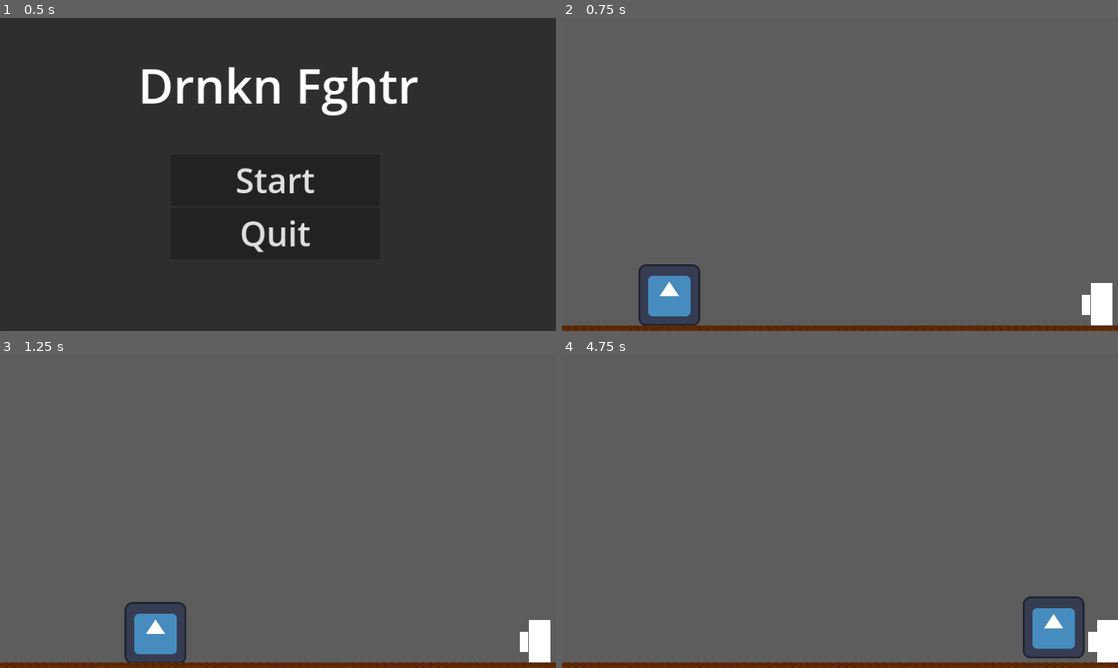
Above: before the commit, frames 1-4 (two rows, left to right).
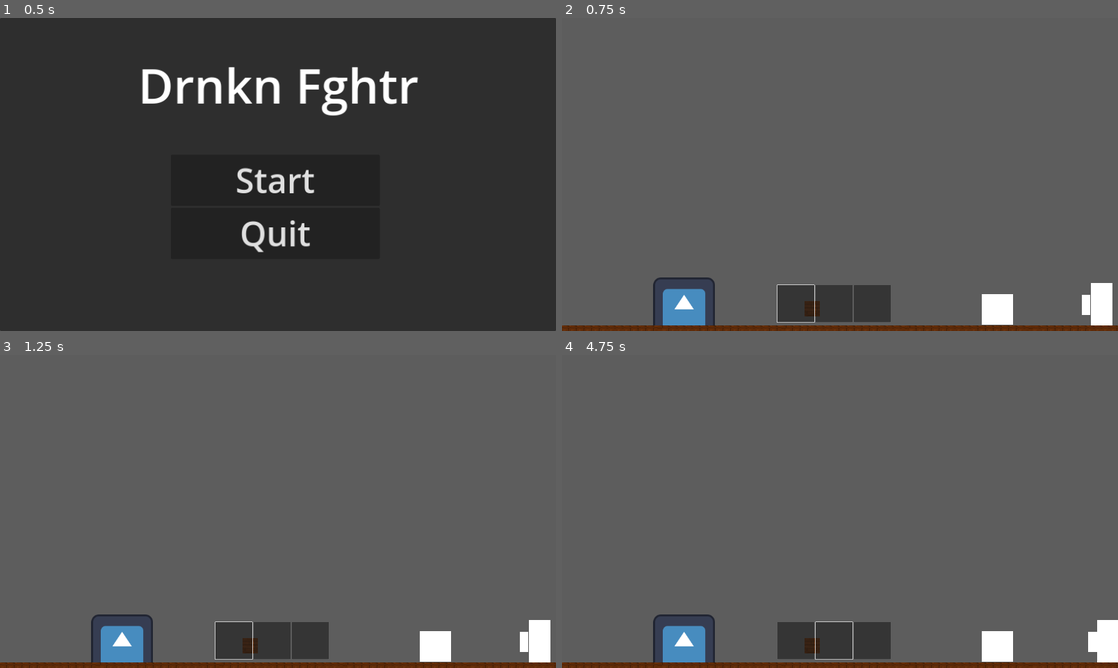
Above: after the commit, the same moments.

Repository: qzjo/Drnkn-Fghtr
Game: Godot game, scene res://start_screen.tscn
Same seed, same stepped clock (60 frames per second), same inputs: the game is played once before the commit and once after it. The engine's default icon, where the game draws it, is replaced by a stand-in: a white triangle on a blue panel in a dark square.
Inputs (mouse positions are in pixels of both pictures, inside the frame that each line leads up to):
- Up to frame 1 (0.5 s): no input
- Up to frame 2 (0.75 s): click "Start" at 0.5 s
- Up to frame 3 (1.25 s): no input
- Up to frame 4 (4.75 s): click (795, 639) at 1.27 s; click (834, 639) at 2.02 s; click (873, 639) at 2.77 s; move the mouse to (962, 495) at 3.52 s; hold Mouse wheel down (scroll_down, bound only after the commit) 3.53-4.28 s; hold D (move_right) from 3.53 s (still down); tap W (jump) at 3.77, 4.52 s; tap Mouse wheel up (scroll_up, bound only after the commit) at 3.8, 4.35 s; move the mouse to (728, 527) at 4.27 s; right-click (728, 527) at 4.55 s

Frame 1 is identical in both runs. In frame 2, 5.1% of the frame differs, in the area x 13-82%, y 78-99%; in frame 3, 5.8%; in frame 4, 6.8%, in the area x 16-94%, y 77-99%.

Commit message:
Hotbar

Diff:
--- /dev/null
+++ b/drnkn-fghtr/Item.gd
@@ -0,0 +1,10 @@
+extends Resource
+class_name Item
+
+@export var icon: Texture2D
+@export var name: String
+
+@export_enum("Weapon", "Throwables", "Scrolls")
+var type = "Weapon"
+
+@export_multiline var description: String
--- /dev/null
+++ b/drnkn-fghtr/Resources/Items/Chair.tres
@@ -0,0 +1,11 @@
+[gd_resource type="Resource" script_class="Item" load_steps=3 format=3 uid="uid://c8kjfvrk7fb3h"]
+
+[ext_resource type="Texture2D" uid="uid://cplbbhs4fj1uc" path="res://Assets/floor.png" id="1_b6dhw"]
+[ext_resource type="Script" path="res://Item.gd" id="2_8gowf"]
+
+[resource]
+script = ExtResource("2_8gowf")
+icon = ExtResource("1_b6dhw")
+name = "Chair"
+type = "Throwables"
+description = "Throw this towards your enemies to eliminate them!"
--- /dev/null
+++ b/drnkn-fghtr/Resources/Items/Dagger.tres
@@ -0,0 +1,11 @@
+[gd_resource type="Resource" script_class="Item" load_steps=3 format=3 uid="uid://cqnvm08sietfg"]
+
+[ext_resource type="Texture2D" uid="uid://bytcmf3pvkwf" path="res://Assets/White.png" id="1_altw2"]
+[ext_resource type="Script" path="res://Item.gd" id="2_x3h4m"]
+
+[resource]
+script = ExtResource("2_x3h4m")
+icon = ExtResource("1_altw2")
+name = "Dagger"
+type = "Weapon"
+description = "Poke your enemies!"
--- /dev/null
+++ b/drnkn-fghtr/Resources/Items/Scroll.tres
@@ -0,0 +1,11 @@
+[gd_resource type="Resource" script_class="Item" load_steps=3 format=3 uid="uid://dt7ul8yh5lgk2"]
+
+[ext_resource type="Texture2D" uid="uid://bumh8t8a1noii" path="res://icon.svg" id="1_inrvg"]
+[ext_resource type="Script" path="res://Item.gd" id="2_5y84y"]
+
+[resource]
+script = ExtResource("2_5y84y")
+icon = ExtResource("1_inrvg")
+name = "Scroll"
+type = "Scrolls"
+description = "Use this to gain ancient powers!"
--- /dev/null
+++ b/drnkn-fghtr/Resources/Skills/Aura.tres
@@ -0,0 +1,9 @@
+[gd_resource type="Resource" script_class="Skill" load_steps=2 format=3 uid="uid://bgs3ch2ualrf8"]
+
+[ext_resource type="Script" path="res://Skill.gd" id="1_iwkcw"]
+
+[resource]
+script = ExtResource("1_iwkcw")
+name = "Aura"
+description = ""
+mana = 0.0
--- /dev/null
+++ b/drnkn-fghtr/Skill.gd
@@ -0,0 +1,7 @@
+extends Resource
+class_name Skill
+
+@export var name: String
+@export var description: String
+
+@export var mana: float ## CHANGE "MANA" LATER
--- /dev/null
+++ b/drnkn-fghtr/abstract_item.gd
@@ -0,0 +1,19 @@
+extends Sprite2D
+
+@onready var collision: CollisionShape2D = $Area2D/CollisionShape2D
+
+@export var stats : Item
+@export var skill : Skill
+
+
+@onready var character: Player = $"../Character"
+
+func _ready() -> void:
+	if stats != null:
+		texture = stats.icon
+
+func _on_player_entered(body: Node2D) -> void:
+	call_deferred("reparent", body, find_child("Weapons"))
+	position = body.position
+	body.add_item(stats,skill)
+	collision.call_deferred("set_disabled", true)
--- /dev/null
+++ b/drnkn-fghtr/abstract_item.tscn
@@ -0,0 +1,16 @@
+[gd_scene load_steps=3 format=3 uid="uid://bqn8wthohfkrn"]
+
+[ext_resource type="Script" path="res://abstract_item.gd" id="1_u73qj"]
+
+[sub_resource type="RectangleShape2D" id="RectangleShape2D_jkxkw"]
+
+[node name="AbstractItem" type="Sprite2D"]
+script = ExtResource("1_u73qj")
+
+[node name="Area2D" type="Area2D" parent="."]
+scale = Vector2(2.52, 2.52)
+
+[node name="CollisionShape2D" type="CollisionShape2D" parent="Area2D"]
+shape = SubResource("RectangleShape2D_jkxkw")
+
+[connection signal="body_entered" from="Area2D" to="." method="_on_player_entered"]
--- a/drnkn-fghtr/game.tscn
+++ b/drnkn-fghtr/game.tscn
@@ -6,6 +6,11 @@
 [ext_resource type="PackedScene" uid="uid://dcejowwb6rr5e" path="res://mainCharacter.tscn" id="2_dt1wi"]
 [ext_resource type="PackedScene" uid="uid://coumitoylgnp8" path="res://pause_screen.tscn" id="5_7lpox"]
 [ext_resource type="PackedScene" uid="uid://dalu6q0f6q38f" path="res://mob.tscn" id="6_1qwol"]
+[ext_resource type="PackedScene" uid="uid://bqn8wthohfkrn" path="res://abstract_item.tscn" id="7_xxuik"]
+[ext_resource type="Resource" uid="uid://cqnvm08sietfg" path="res://Resources/Items/Dagger.tres" id="8_fi2gd"]
+[ext_resource type="Resource" uid="uid://bgs3ch2ualrf8" path="res://Resources/Skills/Aura.tres" id="9_ccjwh"]
+[ext_resource type="Resource" uid="uid://c8kjfvrk7fb3h" path="res://Resources/Items/Chair.tres" id="10_xctxl"]
+[ext_resource type="Resource" uid="uid://dt7ul8yh5lgk2" path="res://Resources/Items/Scroll.tres" id="11_pu67y"]
 
 [sub_resource type="TileSetAtlasSource" id="TileSetAtlasSource_k1ct2"]
 texture = ExtResource("1_bh7tu")
@@ -100,6 +105,21 @@
 grow_vertical = 1
 
 [node name="Mob" parent="." instance=ExtResource("6_1qwol")]
-position = Vector2(189, 573)
+position = Vector2(-6060, 5508)
+
+[node name="AbstractItem" parent="." instance=ExtResource("7_xxuik")]
+position = Vector2(902, 603)
+stats = ExtResource("8_fi2gd")
+skill = ExtResource("9_ccjwh")
+
+[node name="AbstractItem2" parent="." instance=ExtResource("7_xxuik")]
+position = Vector2(518, 602)
+stats = ExtResource("10_xctxl")
+skill = ExtResource("9_ccjwh")
+
+[node name="AbstractItem3" parent="." instance=ExtResource("7_xxuik")]
+position = Vector2(253, 601)
+stats = ExtResource("11_pu67y")
+skill = ExtResource("9_ccjwh")
 
 [editable path="Mob"]
--- /dev/null
+++ b/drnkn-fghtr/hotbar.gd
@@ -0,0 +1,43 @@
+extends HBoxContainer
+
+@onready var slots = get_children()
+signal index(i: int)
+
+var current_index : int:
+	set(value):
+		current_index = value
+		reset_focus()
+		set_focus()
+
+
+func _ready() -> void:
+	current_index = 0
+
+func reset_focus():
+	for slot in slots:
+		slot.set_process_input(false)
+
+func set_focus():
+	get_child(current_index).grab_focus()
+	get_child(current_index).set_process_input(true)
+	index.emit(current_index)
+
+func _input(event: InputEvent) -> void:
+	if event.is_action_pressed("scroll_down"):
+		if current_index == get_child_count() -1:
+			current_index = 0
+		else:
+			current_index += 1
+
+	if event.is_action_pressed("scroll_up"):
+		if current_index == 0:
+			current_index = get_child_count() -1
+		else:
+			current_index -= 1
+
+func add_item(stats, skill):
+	for slot in slots:
+		if slot.stats == null:
+			slot.stats = stats
+			slot.skill = skill
+			return
--- a/drnkn-fghtr/mainCharacter.tscn
+++ b/drnkn-fghtr/mainCharacter.tscn
@@ -1,7 +1,10 @@
-[gd_scene load_steps=10 format=3 uid="uid://dcejowwb6rr5e"]
+[gd_scene load_steps=13 format=3 uid="uid://dcejowwb6rr5e"]
 
 [ext_resource type="Script" path="res://main_character.gd" id="1_ef64n"]
 [ext_resource type="Texture2D" uid="uid://bytcmf3pvkwf" path="res://Assets/White.png" id="1_jj3j1"]
+[ext_resource type="PackedScene" uid="uid://cv7y70o074hdb" path="res://slot.tscn" id="3_8jbmg"]
+[ext_resource type="Script" path="res://weapons.gd" id="3_fa3b6"]
+[ext_resource type="Script" path="res://hotbar.gd" id="3_sm2wm"]
 
 [sub_resource type="RectangleShape2D" id="RectangleShape2D_14uht"]
 size = Vector2(27.5, 64.25)
@@ -142,5 +145,42 @@
 scale = Vector2(2, 2)
 shape = SubResource("RectangleShape2D_y7rmm")
 
+[node name="Weapons" type="Node2D" parent="."]
+position = Vector2(604.72, 553)
+scale = Vector2(0.64, 0.64)
+script = ExtResource("3_fa3b6")
+
+[node name="UI" type="CanvasLayer" parent="."]
+
+[node name="Hotbar" type="HBoxContainer" parent="UI"]
+custom_minimum_size = Vector2(120, 120)
+anchors_preset = 7
+anchor_left = 0.5
+anchor_top = 1.0
+anchor_right = 0.5
+anchor_bottom = 1.0
+offset_left = -130.0
+offset_top = -95.0
+offset_right = 238.0
+offset_bottom = 25.0
+grow_horizontal = 2
+grow_vertical = 0
+scale = Vector2(0.64, 0.64)
+script = ExtResource("3_sm2wm")
+
+[node name="slot" parent="UI/Hotbar" instance=ExtResource("3_8jbmg")]
+custom_minimum_size = Vector2(120, 120)
+layout_mode = 2
+
+[node name="slot2" parent="UI/Hotbar" instance=ExtResource("3_8jbmg")]
+custom_minimum_size = Vector2(120, 120)
+layout_mode = 2
+
+[node name="slot3" parent="UI/Hotbar" instance=ExtResource("3_8jbmg")]
+custom_minimum_size = Vector2(120, 120)
+layout_mode = 2
+
 [connection signal="body_entered" from="Hitbox" to="." method="_on_hitbox_body_entered"]
 [connection signal="animation_finished" from="AnimationPlayer" to="." method="_on_animation_player_animation_finished"]
+[connection signal="child_entered_tree" from="Weapons" to="Weapons" method="_on_child_entered_tree"]
+[connection signal="index" from="UI/Hotbar" to="Weapons" method="_on_index"]
--- a/drnkn-fghtr/main_character.gd
+++ b/drnkn-fghtr/main_character.gd
@@ -1,5 +1,6 @@
 class_name Player extends CharacterBody2D
 
+@onready var hotbar: HBoxContainer = $UI/Hotbar
 @onready var hitbox: Area2D = %Hitbox
 const SPEED = 300.0
 const JUMP_VELOCITY = -400.0
@@ -99,3 +100,7 @@
 	if anim_name == "punch":
 		attacking = false  # Reset attacking state
 		$Hitbox.set_deferred("monitoring", false)  # Disable hitbox after attack ends
+## HOTBAR
+
+func add_item(stats, skill):
+	hotbar.add_item(stats,skill)
--- a/drnkn-fghtr/project.godot
+++ b/drnkn-fghtr/project.godot
@@ -25,26 +25,22 @@
 move_left={
 "deadzone": 0.5,
 "events": [Object(InputEventKey,"resource_local_to_scene":false,"resource_name":"","device":-1,"window_id":0,"alt_press …(191 unchanged characters)…
-, Object(InputEventKey,"resource_local_to_scene":false,"resource_name":"","device":-1,"window_id":0,"alt_pressed":false,"shift_pressed":false,"ctrl_pressed":false,"meta_pressed":false,"pressed":false,"keycode":0,"physical_keycode":4194319,"key_label":0,"unicode":0,"location":0,"echo":false,"script":null)
 ]
 }
 move_right={
 "deadzone": 0.5,
 "events": [Object(InputEventKey,"resource_local_to_scene":false,"resource_name":"","device":-1,"window_id":0,"alt_press …(192 unchanged characters)…
-, Object(InputEventKey,"resource_local_to_scene":false,"resource_name":"","device":-1,"window_id":0,"alt_pressed":false,"shift_pressed":false,"ctrl_pressed":false,"meta_pressed":false,"pressed":false,"keycode":0,"physical_keycode":4194321,"key_label":0,"unicode":0,"location":0,"echo":false,"script":null)
 ]
 }
 crouch={
 "deadzone": 0.5,
 "events": [Object(InputEventKey,"resource_local_to_scene":false,"resource_name":"","device":-1,"window_id":0,"alt_press …(192 unchanged characters)…
-, Object(InputEventKey,"resource_local_to_scene":false,"resource_name":"","device":-1,"window_id":0,"alt_pressed":false,"shift_pressed":false,"ctrl_pressed":false,"meta_pressed":false,"pressed":false,"keycode":0,"physical_keycode":4194322,"key_label":0,"unicode":0,"location":0,"echo":false,"script":null)
 , Object(InputEventKey,"resource_local_to_scene":false,"resource_name":"","device":-1,"window_id":0,"alt_pressed":false …(182 unchanged characters)…
 ]
 }
 jump={
 "deadzone": 0.5,
 "events": [Object(InputEventKey,"resource_local_to_scene":false,"resource_name":"","device":-1,"window_id":0,"alt_press …(192 unchanged characters)…
-, Object(InputEventKey,"resource_local_to_scene":false,"resource_name":"","device":-1,"window_id":0,"alt_pressed":false,"shift_pressed":false,"ctrl_pressed":false,"meta_pressed":false,"pressed":false,"keycode":0,"physical_keycode":32,"key_label":0,"unicode":32,"location":0,"echo":false,"script":null)
 , Object(InputEventKey,"resource_local_to_scene":false,"resource_name":"","device":-1,"window_id":0,"alt_pressed":false …(186 unchanged characters)…
 ]
 }
@@ -58,3 +54,18 @@
 "events": [Object(InputEventKey,"resource_local_to_scene":false,"resource_name":"","device":-1,"window_id":0,"alt_press …(192 unchanged characters)…
 ]
 }
+use={
+"deadzone": 0.5,
+"events": [Object(InputEventMouseButton,"resource_local_to_scene":false,"resource_name":"","device":-1,"window_id":0,"alt_pressed":false,"shift_pressed":false,"ctrl_pressed":false,"meta_pressed":false,"button_mask":0,"position":Vector2(0, 0),"global_position":Vector2(0, 0),"factor":1.0,"button_index":2,"canceled":false,"pressed":false,"double_click":false,"script":null)
+]
+}
+scroll_up={
+"deadzone": 0.5,
+"events": [Object(InputEventMouseButton,"resource_local_to_scene":false,"resource_name":"","device":-1,"window_id":0,"alt_pressed":false,"shift_pressed":false,"ctrl_pressed":false,"meta_pressed":false,"button_mask":0,"position":Vector2(0, 0),"global_position":Vector2(0, 0),"factor":1.0,"button_index":4,"canceled":false,"pressed":false,"double_click":false,"script":null)
+]
+}
+scroll_down={
+"deadzone": 0.5,
+"events": [Object(InputEventMouseButton,"resource_local_to_scene":false,"resource_name":"","device":-1,"window_id":0,"alt_pressed":false,"shift_pressed":false,"ctrl_pressed":false,"meta_pressed":false,"button_mask":0,"position":Vector2(0, 0),"global_position":Vector2(0, 0),"factor":1.0,"button_index":5,"canceled":false,"pressed":false,"double_click":false,"script":null)
+]
+}
--- /dev/null
+++ b/drnkn-fghtr/slot.gd
@@ -0,0 +1,32 @@
+extends Button
+## https://www.youtube.com/watch?v=DaZsCPuDJ5c
+@onready var player = get_tree().current_scene.find_child("Character")
+
+@export var stats: Item = null:
+	set(value):
+		stats = value
+
+		if value != null:
+			icon = value.icon
+		else:
+			icon = null
+
+@export var skill: Skill = null
+
+func _ready() -> void:
+	set_process_input(false)
+
+func _input(event: InputEvent) -> void:
+	if event.is_action_pressed("use"):
+		use_item()
+
+func use_item():
+	if stats == null:
+		return
+	print("Used")
+
+
+func _on_pressed() -> void:
+	use_item()
+	get_parent().current_index = get_index()
+	player.find_child("Weapons")._on_index(get_index())
--- /dev/null
+++ b/drnkn-fghtr/slot.tscn
@@ -0,0 +1,14 @@
+[gd_scene load_steps=2 format=3 uid="uid://cv7y70o074hdb"]
+
+[ext_resource type="Script" path="res://slot.gd" id="1_wch65"]
+
+[node name="slot" type="Button"]
+custom_minimum_size = Vector2(40, 40)
+offset_right = 8.0
+offset_bottom = 8.0
+focus_mode = 1
+icon_alignment = 1
+expand_icon = true
+script = ExtResource("1_wch65")
+
+[connection signal="pressed" from="." to="." method="_on_pressed"]
--- /dev/null
+++ b/drnkn-fghtr/weapons.gd
@@ -0,0 +1,22 @@
+extends Node2D
+
+var current_index: int = 0
+
+func reset():
+	var weapons = get_children()
+	for weapon in weapons:
+		weapon.hide()
+
+func show_weapon(index):
+	if index < get_child_count():
+		get_child(index).show()
+
+
+func _on_index(i = current_index):
+	reset()
+	show_weapon(i)
+	current_index = i
+
+
+func _on_child_entered_tree(node):
+	_on_index()
Not shown: 1 places in drnkn-fghtr/game.tscn that only renumber resources
Not shown: 1 places in drnkn-fghtr/start_screen.tscn that only renumber resources
